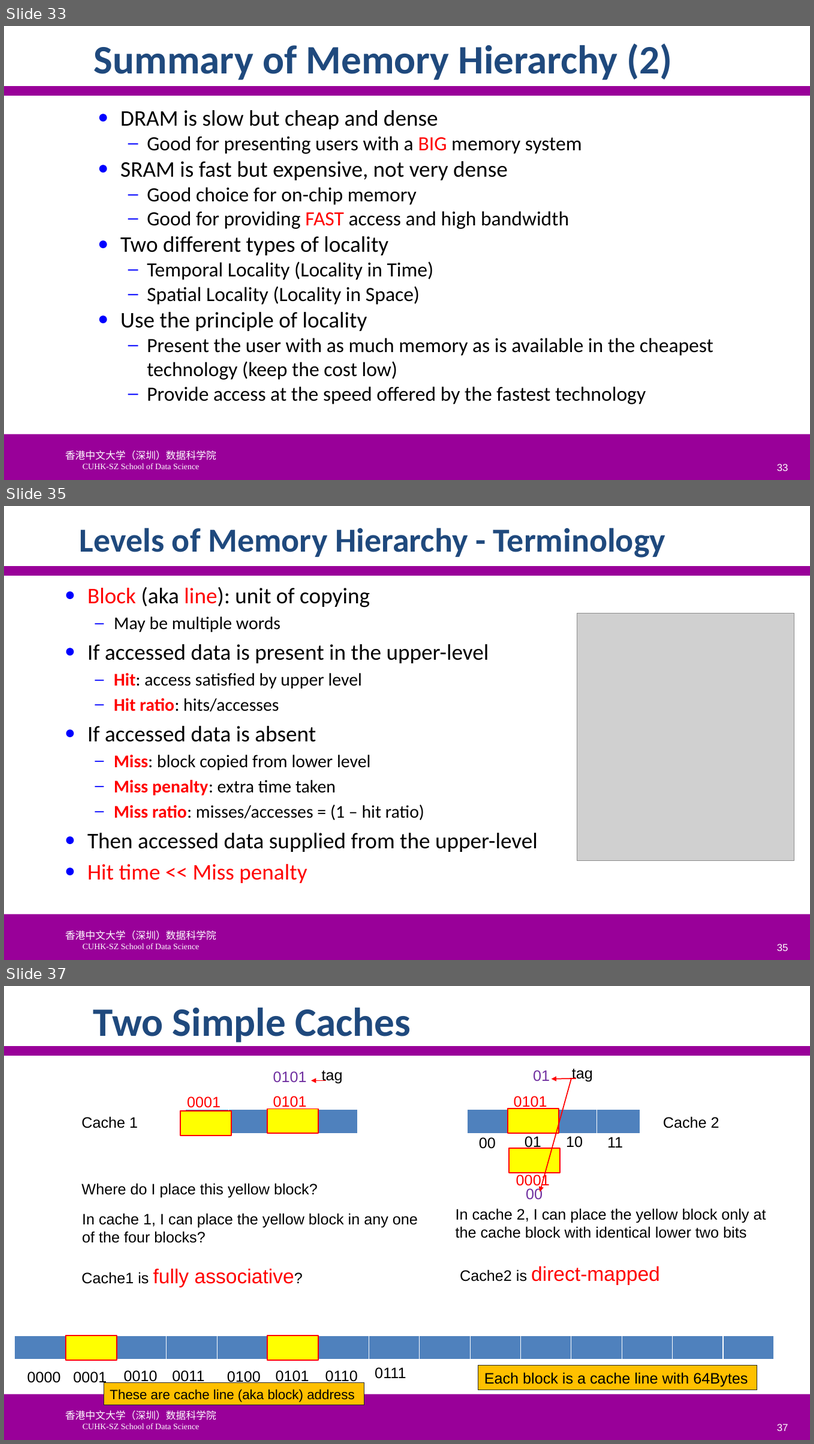
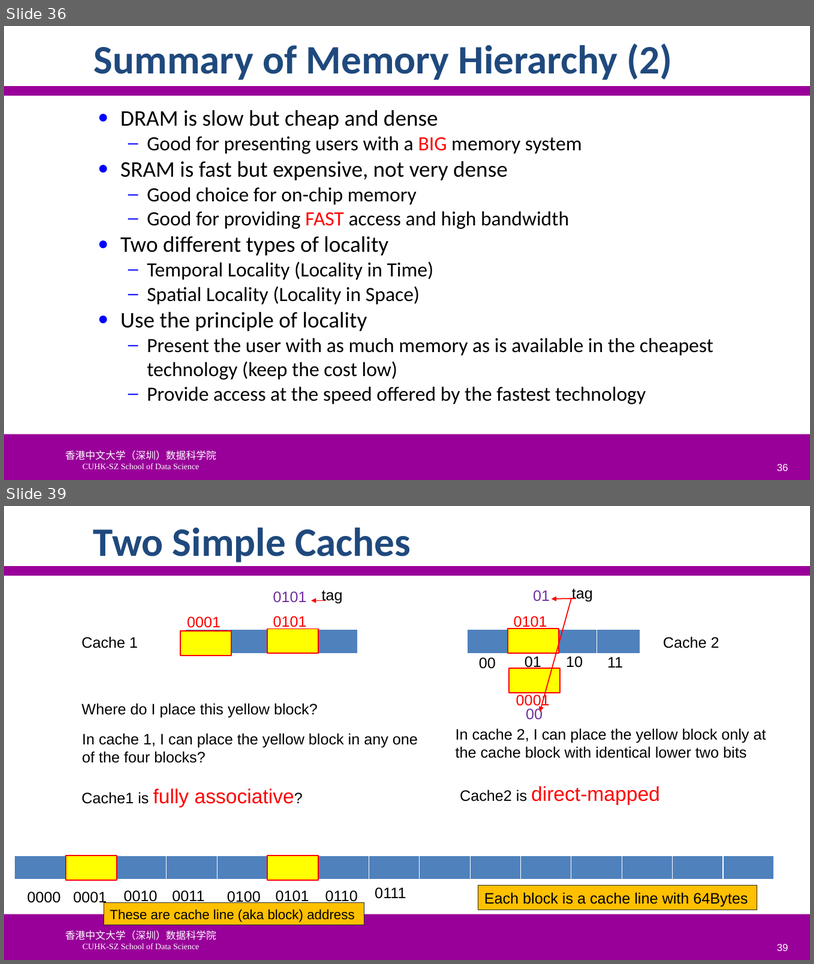
Before and after one commit to SUNCHAOYI923/CMU_CSAPP, a slide deck: slide/CA3060-6-MemHierarchy.pptx. Shown one above the other, each under a label of ours: slides 33, 35 and 37 before the commit, slides 36 and 39 after it; the slides between them are not shown. The pictures are 814x1444 and 814x964 pixels, drawn with LibreOffice and Linux fonts; fonts in the diff are those of the drawing; grey boxes stand for pictures; background and template pictures are left out. Boxes give left, top, right and bottom in pixels: in the first picture for what was removed or moved away, otherwise in the second. Text is boxed around its words. In the diff, an @@ line names an element or a change of style, - is before the commit and + after.

```diff
--- a/slide/CA3060-6-MemHierarchy.pptx
+++ b/slide/CA3060-6-MemHierarchy.pptx
@@ slide 35 removed at (x1=4, y1=506, x2=810, y2=960), background #FFFFFF; not listed: 3 template elements that a slide beside it also shows @@
@@ title removed at (x1=80, y1=528, x2=666, y2=558) @@
-Levels of Memory Hierarchy - Terminology
@@ text removed at (x1=87, y1=587, x2=538, y2=883) @@
-● Block (aka line): unit of copying
-  – May be multiple words
-● If accessed data is present in the upper-level
-  – Hit: access satisfied by upper level
-  – Hit ratio: hits/accesses
-● If accessed data is absent
-  – Miss: block copied from lower level
-  – Miss penalty: extra time taken
-  – Miss ratio: misses/accesses = (1 – hit ratio)
-● Then accessed data supplied from the upper-level
-● Hit time << Miss penalty
@@ picture removed at (x1=578, y1=613, x2=795, y2=861) @@
@@ page number removed at (x1=777, y1=943, x2=789, y2=951) @@
-35
@@ what was slide 33 is now slide 36 @@
@@ page number at (x1=777, y1=463, x2=789, y2=471): text changed @@
-33
+36
@@ what was slide 37 is now slide 39 @@
@@ page number at (x1=777, y1=943, x2=789, y2=951): text changed @@
-37
+39
```
Also in this commit, not shown: 9 slides changed, 4 slides added, 1 other slide removed, 31 other files.
